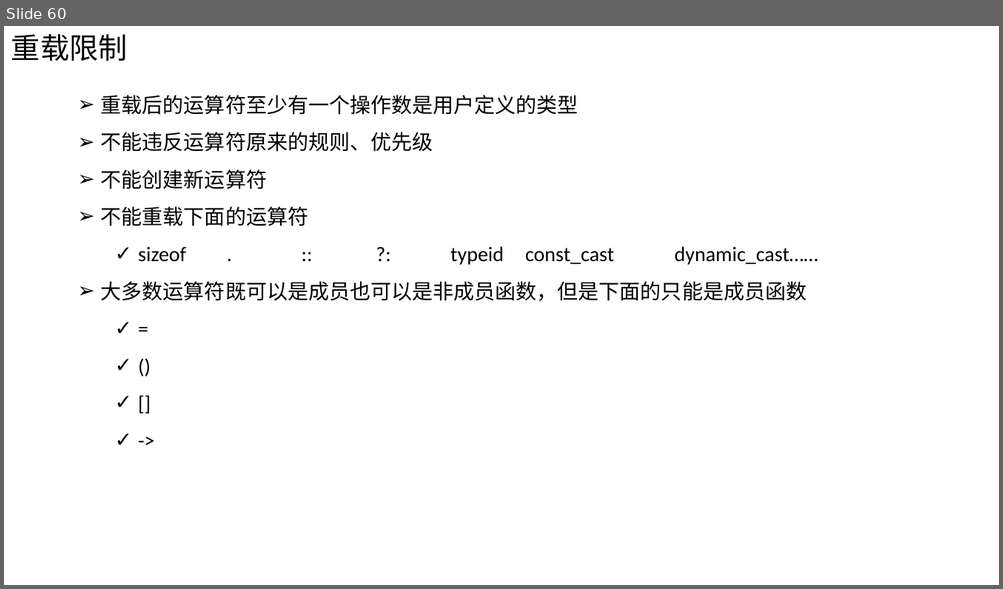
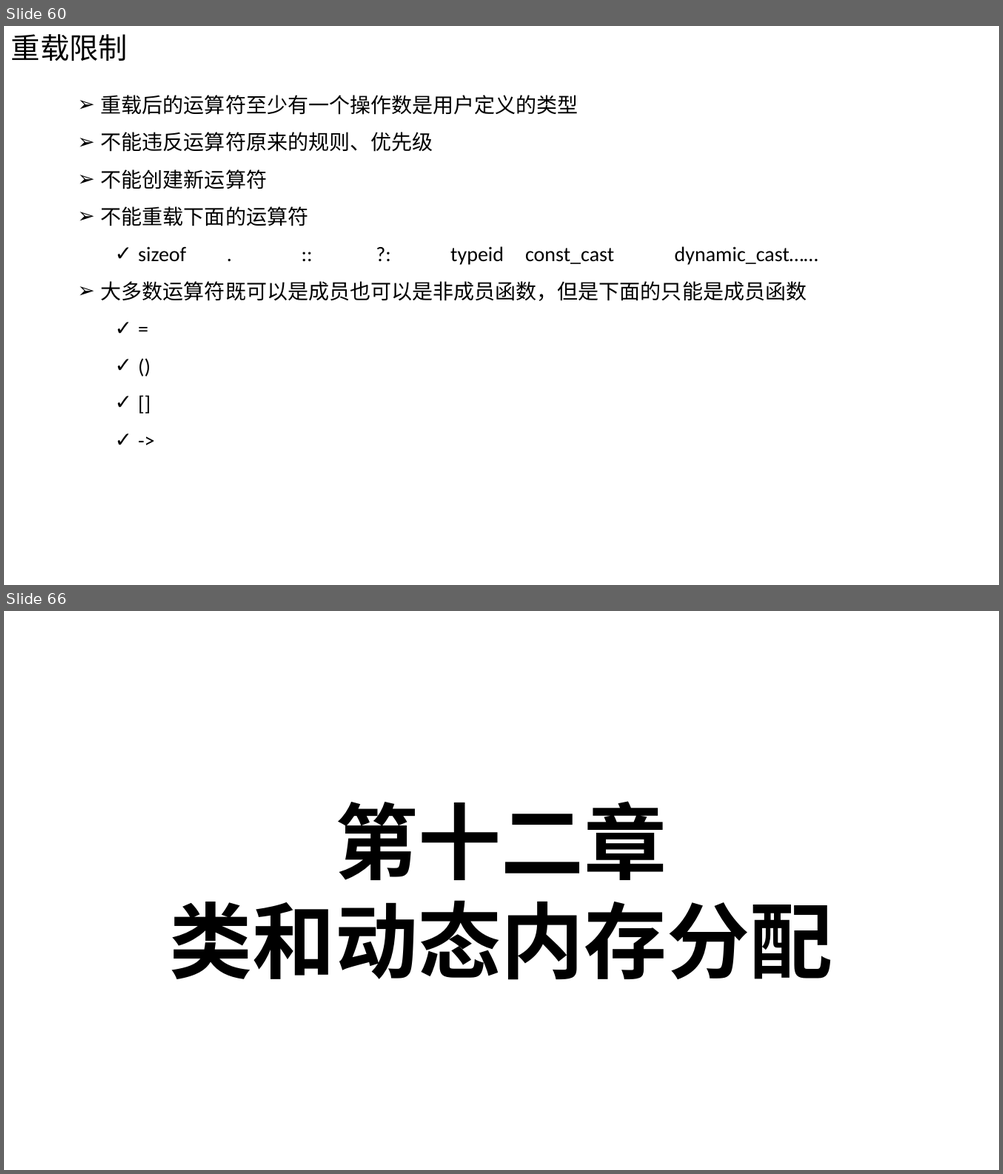
Before and after one commit to Chao200/CPP_Primer_Plus, a slide deck: C++ Primer Plus.pptx. Shown one above the other, each under a label of ours: slide 60 before the commit, slides 60 and 66 after it; the slides between them are not shown. The pictures are 1003x589 and 1003x1174 pixels, drawn with LibreOffice and Linux fonts; fonts in the diff are those of the drawing. Boxes give left, top, right and bottom in pixels: in the first picture for what was removed or moved away, otherwise in the second. Text is boxed around its words. In the diff, an @@ line names an element or a change of style, - is before the commit and + after.

```diff
--- a/C++ Primer Plus.pptx
+++ b/C++ Primer Plus.pptx
@@ slide 66 added at (4,611,999,1170), background #FFFFFF @@
@@ text added at (170,801,833,980), 80 pt, text #000000, bold @@
+第十二章
+类和动态内存分配
```
Also in this commit, not shown: 1 slide changed, 16 other slides added.
